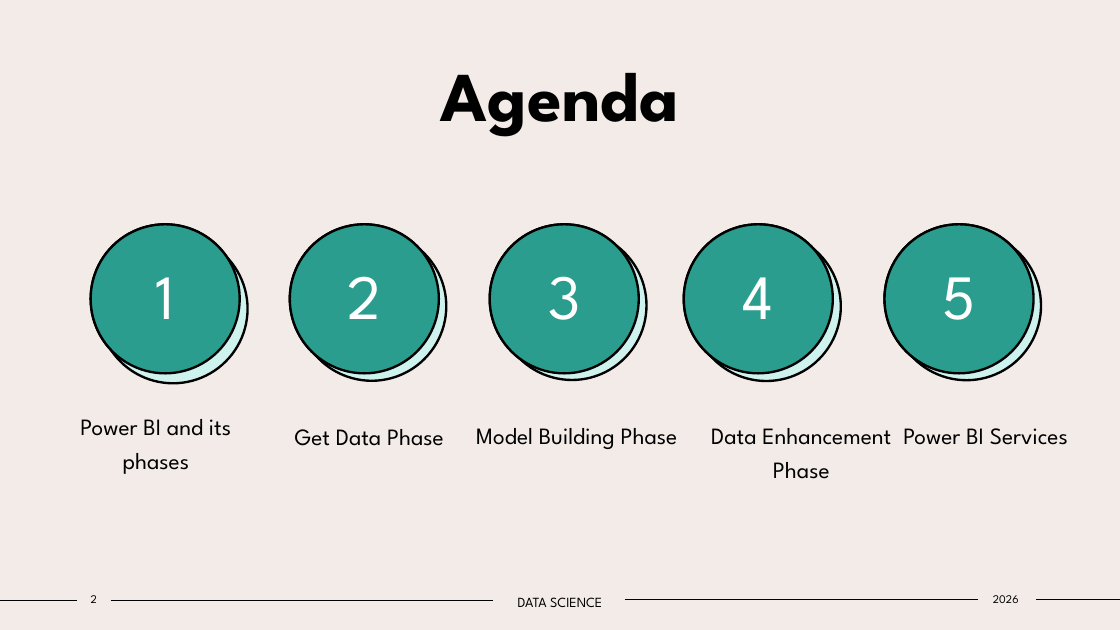
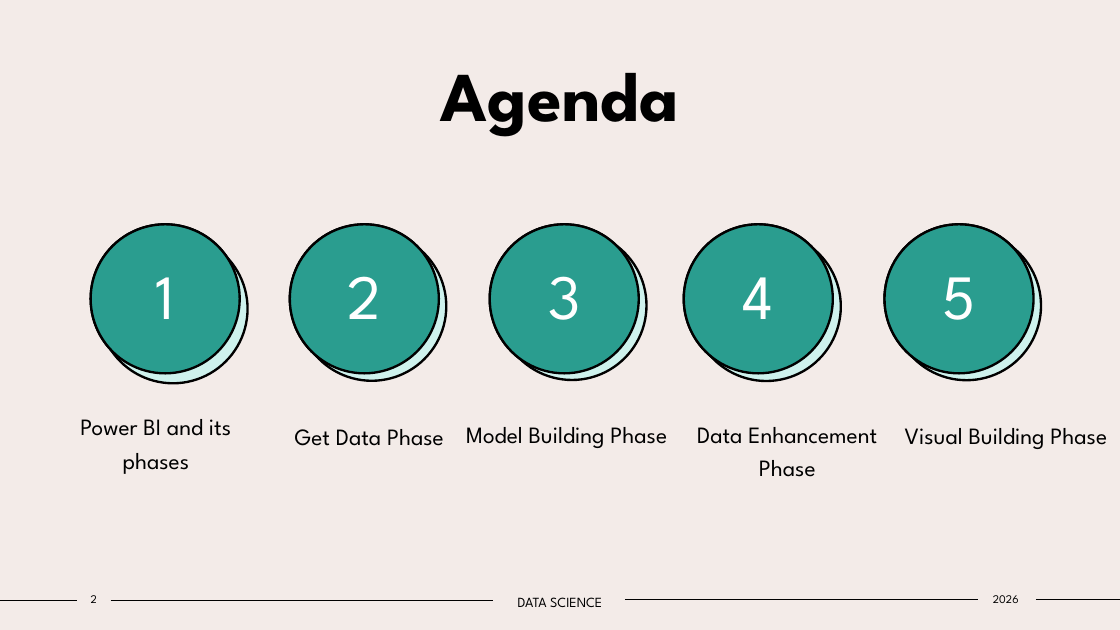
Before and after one commit to Tejas-Santosh-Nalawade/Data-Science-Internship, a slide deck: slide 2 of PPT/POWER_BI.pptx. Drawn at 1120x630 pixels with LibreOffice and Linux fonts; fonts in the diff are those of the drawing. Boxes give left, top, right and bottom in pixels: in the first picture for what was removed or moved away, otherwise in the second. Text is boxed around its words. In the diff, an @@ line names an element or a change of style, - is before the commit and + after.

Commit message:
Week 2 AND Week 3 work Data Modeling and DAX and Power BI

```diff
--- a/PPT/POWER_BI.pptx
+++ b/PPT/POWER_BI.pptx
@@ text "Model Building Phase" moved from (x1=476, y1=428, x2=678, y2=449) to (x1=466, y1=427, x2=667, y2=448) @@
@@ text "Data Enhancement Phase" moved from (x1=711, y1=428, x2=891, y2=479) to (x1=697, y1=427, x2=877, y2=477) @@
@@ text at (x1=905, y1=428, x2=1107, y2=449): text changed @@
-Power BI Services
+Visual Building Phase
```
Also in this commit, not shown: 1 other slide changed, 13 slides added, 10 other files.
